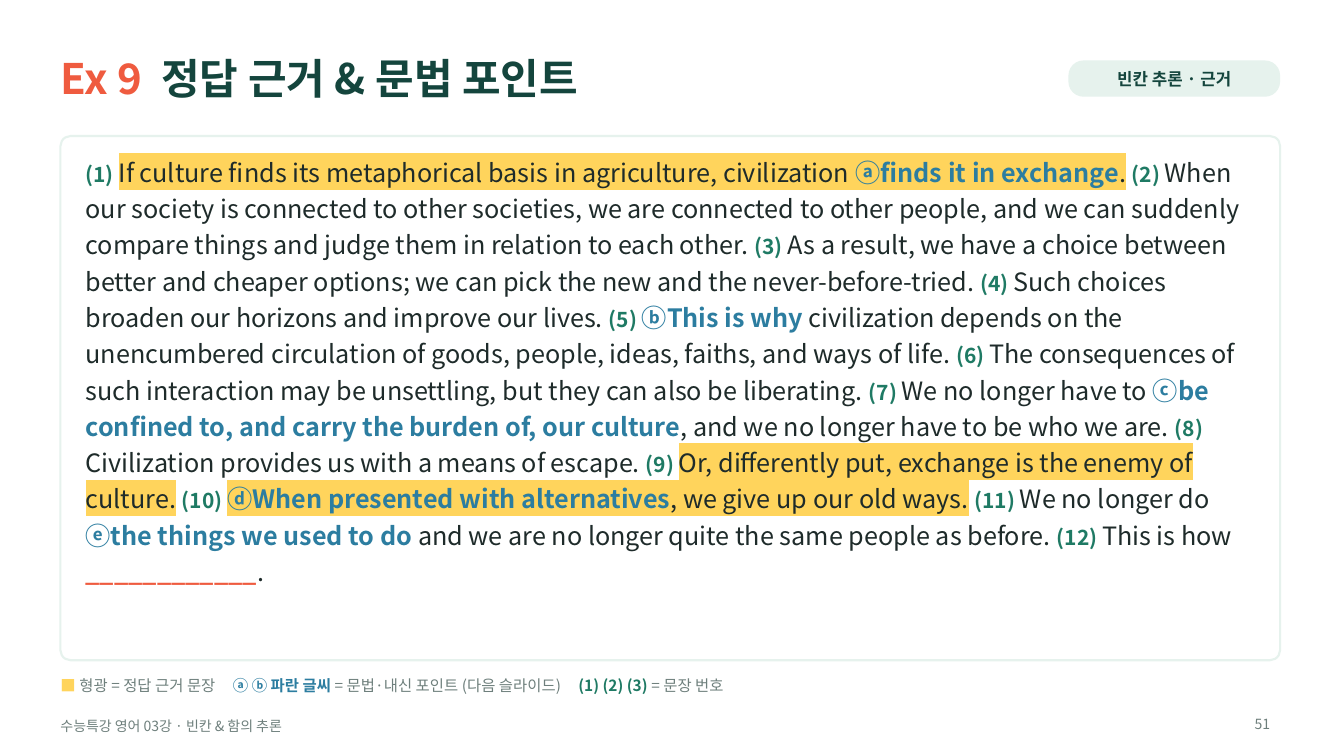
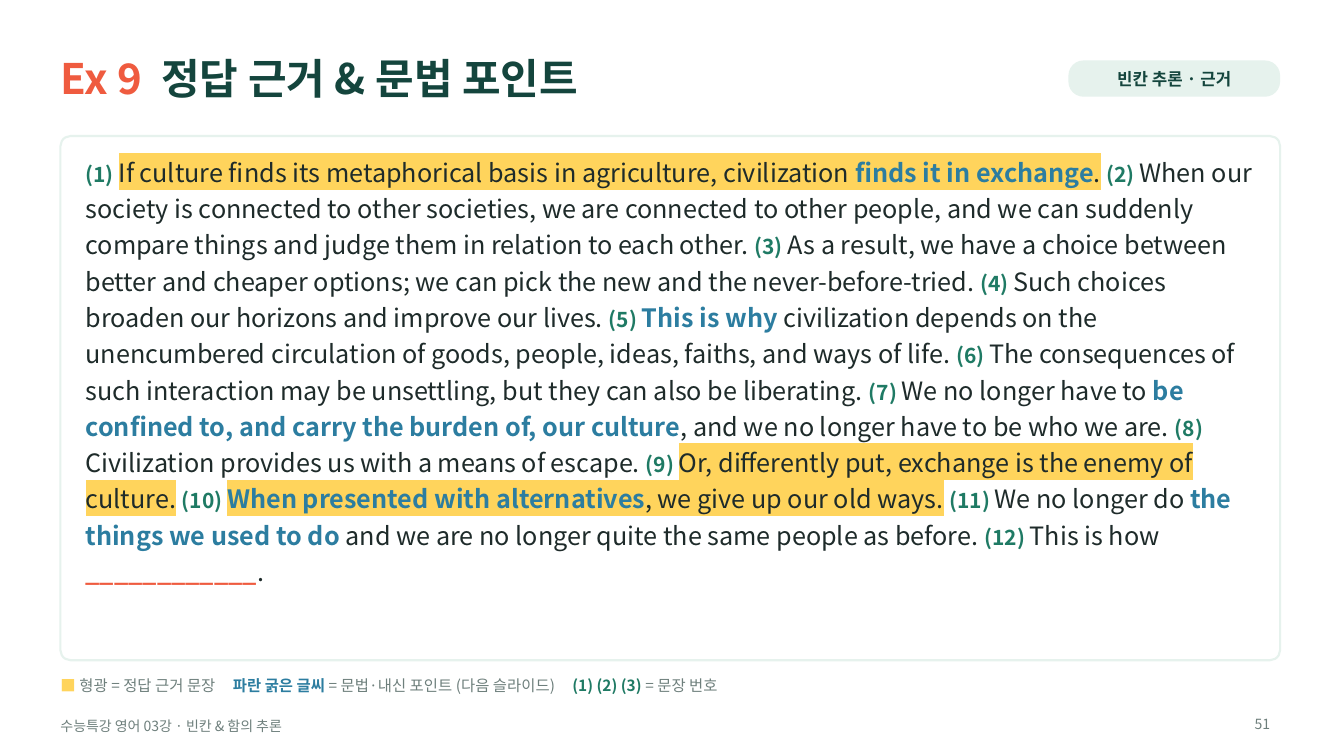
Before and after one commit to HUFSDavid/HUFSDavid, a slide deck: slide 51 of 수능특강_영어_03강_수업PPT.pptx. Drawn at 1344x756 pixels with LibreOffice and Linux fonts; fonts in the diff are those of the drawing. Boxes give left, top, right and bottom in pixels: in the first picture for what was removed or moved away, otherwise in the second. Text is boxed around its words. In the diff, an @@ line names an element or a change of style, - is before the commit and + after.

```diff
--- a/수능특강_영어_03강_수업PPT.pptx
+++ b/수능특강_영어_03강_수업PPT.pptx
@@ text at (86, 161, 1252, 551): text changed @@
-(1) If culture finds its metaphorical basis in agriculture, civilization ⓐfinds it in exchange. (2) When our society is connected to other societies, we are connected to other people, and we can suddenly compare things and judge them in relation to each other. (3) As a result, we have a choice between better and cheaper options; we can pick the new and the never-before-tried. (4) Such choices broaden our horizons and improve our lives. (5) ⓑThis is why civilization depends on the unencumbered circulation of goods, people, ideas, faiths, and ways of life. (6) The consequences of such interaction may be unsettling, but they can also be liberating. (7) We no longer have to ⓒbe confined to, and carry the burden of, our culture, and we no longer have to be who we are. (8) Civilization provides us with a means of escape. (9) Or, differently put, exchange is the enemy of culture. (10) ⓓWhen presented with alternatives, we give up our old ways. (11) We no longer do ⓔthe things we used to do and we are no longer quite the same people as before. (12) This is how ____________.
+(1) If culture finds its metaphorical basis in agriculture, civilization finds it in exchange. (2) When our society is connected to other societies, we are connected to other people, and we can suddenly compare things and judge them in relation to each other. (3) As a result, we have a choice between better and cheaper options; we can pick the new and the never-before-tried. (4) Such choices broaden our horizons and improve our lives. (5) This is why civilization depends on the unencumbered circulation of goods, people, ideas, faiths, and ways of life. (6) The consequences of such interaction may be unsettling, but they can also be liberating. (7) We no longer have to be confined to, and carry the burden of, our culture, and we no longer have to be who we are. (8) Civilization provides us with a means of escape. (9) Or, differently put, exchange is the enemy of culture. (10) When presented with alternatives, we give up our old ways. (11) We no longer do the things we used to do and we are no longer quite the same people as before. (12) This is how ____________.
@@ text at (79, 678, 717, 694): text changed @@
-■ 형광 = 정답 근거 문장 ⓐ ⓑ 파란 글씨 = 문법·내신 포인트 (다음 슬라이드) (1) (2) (3) = 문장 번호
+■ 형광 = 정답 근거 문장 파란 굵은 글씨 = 문법·내신 포인트 (다음 슬라이드) (1) (2) (3) = 문장 번호
```
Also in this commit, not shown: 23 other slides changed.
